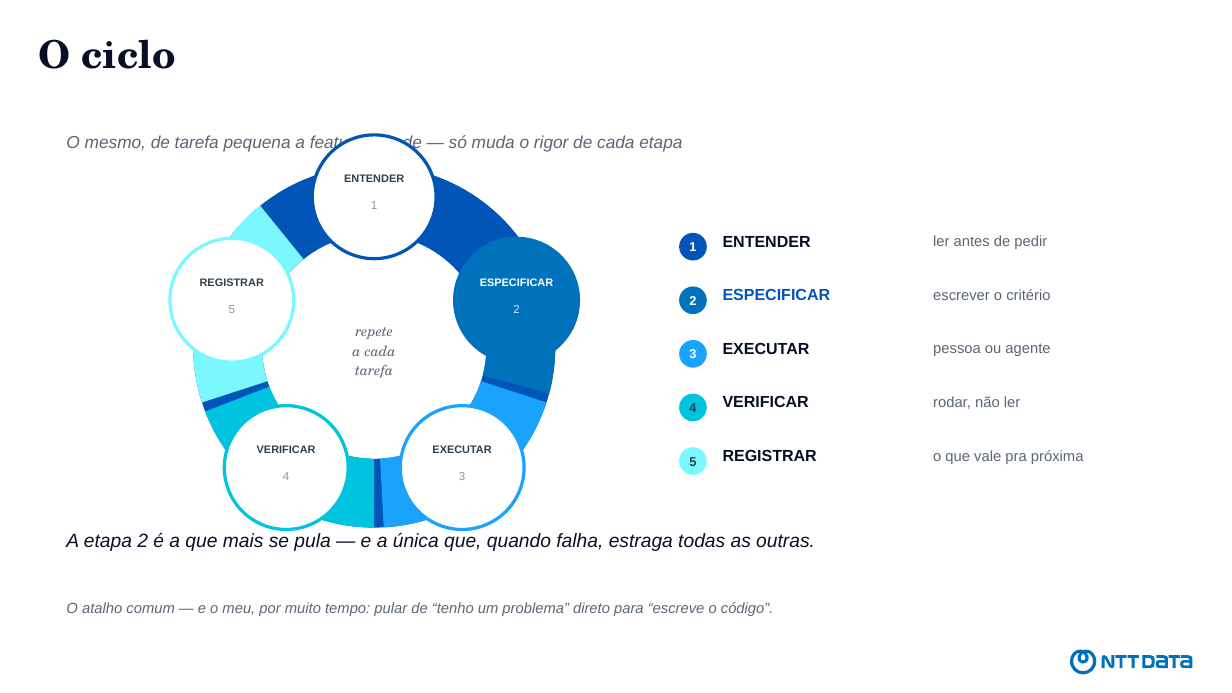
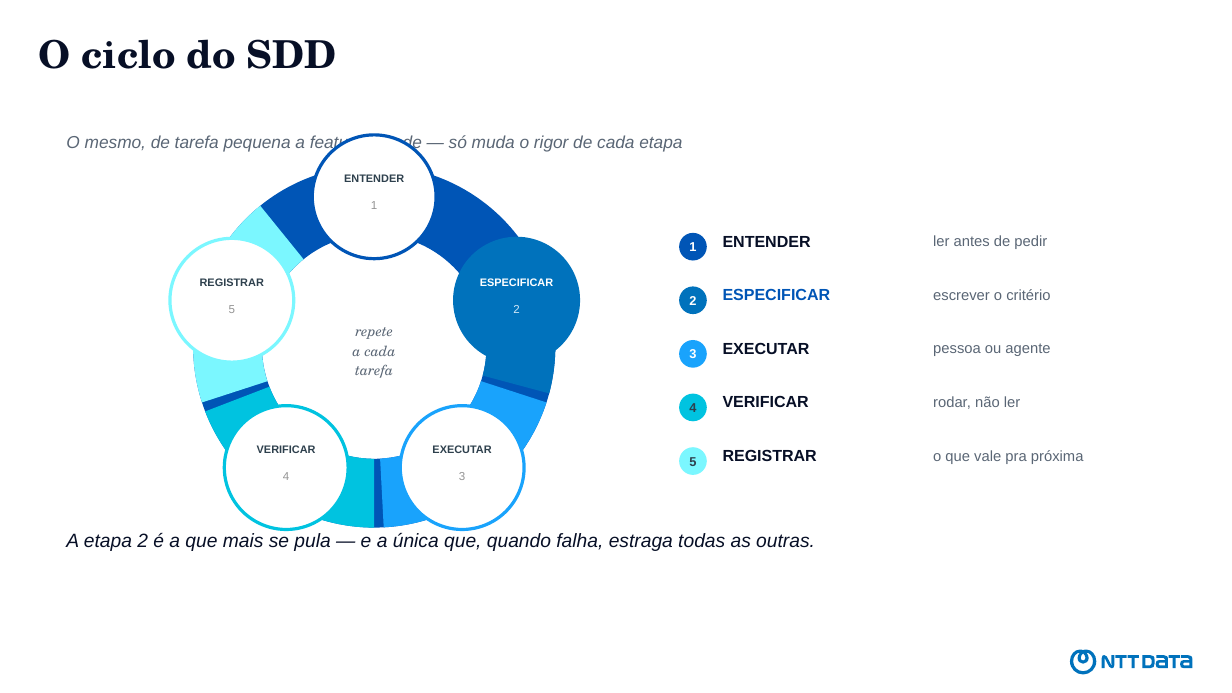
Before and after one commit to devdiasbr/boas-praticas-ia, a slide deck: slide 14 of apresentacao/como-eu-uso-ia.pptx (slide 5 before the commit). Drawn at 1232x693 pixels with LibreOffice and Linux fonts; fonts in the diff are those of the drawing. Boxes give left, top, right and bottom in pixels: in the first picture for what was removed or moved away, otherwise in the second. Text is boxed around its words. In the diff, an @@ line names an element or a change of style, - is before the commit and + after.

```diff
--- a/apresentacao/como-eu-uso-ia.pptx
+++ b/apresentacao/como-eu-uso-ia.pptx
@@ title at bbox=[38, 39, 337, 69]: text changed @@
-O ciclo
+O ciclo do SDD
@@ text removed at bbox=[66, 602, 774, 616] @@
-O atalho comum — e o meu, por muito tempo: pular de “tenho um problema” direto para “escreve o código”.
```
Also in this commit, not shown: 6 other slides changed, 17 slides added, 15 slides removed, 2 other files.
